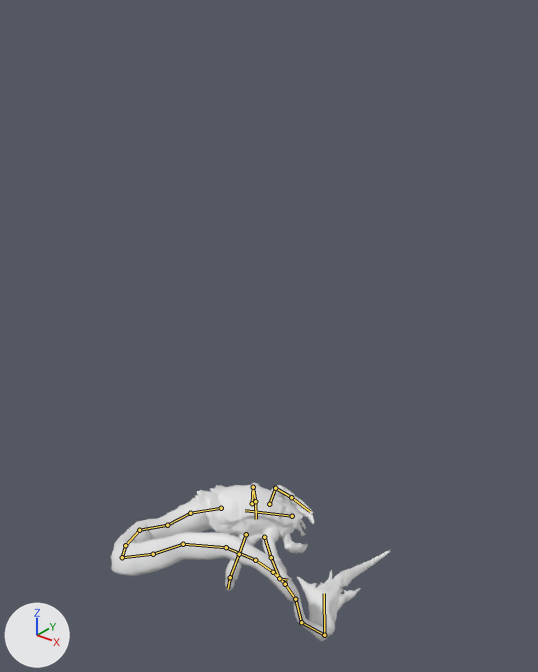
An edit to the FBX model Coupang/Assets/AnimationClip/Scorpion.fbx, drawn before and after from the same camera.
Rendered twice from a 50 mm camera at (3.4, -5.32, 5.16) aimed at (-0.45, -0.51, 2.18). Every picture has the same lights, and +X, +Y and +Z are marked at lower left. The first picture is the older version. Both versions are drawn at frame 18 of the action 'Rig|Animation'; the numbers are the values there. The bones that change, and the others that lie on the model, are drawn over the model as lines.

In view in the first picture: 'Meshy_Mesh1.0'.
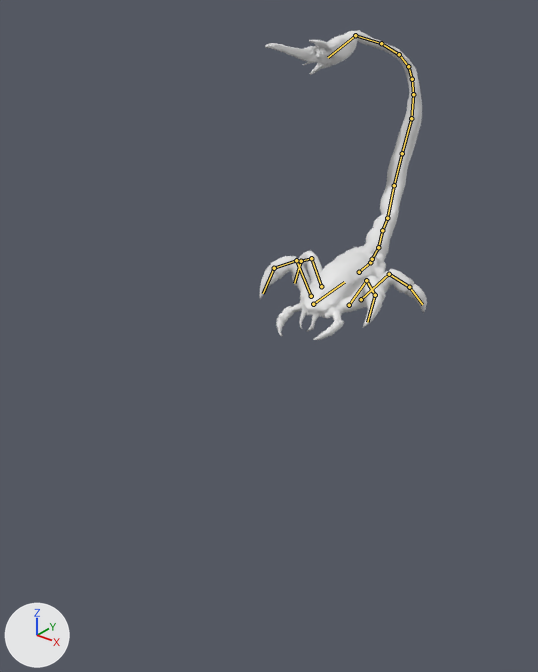
Where the change shows, as pixel boxes [x1, y1, x2, y2] in the pictures (538 x 672 px):
'Meshy_Mesh1.0', posed (40% narrower, 94% taller): before [111, 483, 391, 642]; after [259, 30, 427, 340]
bone 'DEF_body', root to tip: before (292, 516) to (245, 510); after (313, 304) to (344, 282)
bone 'DEF_Tail.001', root to tip: before (221, 508) to (190, 513); after (359, 272) to (370, 262)
bone 'DEF_tail.004', root to tip: before (139, 530) to (125, 545); after (378, 247) to (382, 230)
bone 'DEF_tail.005', root to tip: before (125, 545) to (122, 557); after (382, 230) to (387, 218)
bone 'DEF_tail.006', root to tip: before (122, 557) to (153, 554); after (387, 218) to (394, 185)
bone 'DEF_tail.007', root to tip: before (153, 554) to (183, 544); after (394, 185) to (402, 153)
bone 'DEF_tail.008', root to tip: before (183, 544) to (226, 547); after (402, 153) to (411, 118)
bone 'DEF_tail.009', root to tip: before (226, 547) to (255, 560); after (411, 118) to (413, 94)
bone 'DEF_tail.010', root to tip: before (255, 560) to (273, 572); after (413, 94) to (412, 79)
bone 'DEF_tail.011', root to tip: before (273, 572) to (285, 584); after (412, 79) to (408, 66)
bone 'DEF_tail.013', root to tip: before (295, 599) to (301, 622); after (399, 54) to (381, 43)
bone 'DEF_tail.014', root to tip: before (301, 622) to (324, 635); after (381, 43) to (355, 35)
bone 'DEF_tail.015', root to tip: before (324, 635) to (324, 593); after (355, 35) to (328, 57)
bone 'DEF_body.002', root to tip: before (246, 534) to (239, 554); after (321, 286) to (311, 258)
bone 'DEF_body.005', root to tip: before (252, 503) to (253, 487); after (361, 299) to (389, 274)
bone 'DEF_body.008', root to tip: before (269, 504) to (275, 488); after (349, 305) to (366, 280)
bone 'DEF_body.011', root to tip: before (264, 537) to (271, 557); after (311, 296) to (296, 260)

The change, as a diff of the scene's bpy script:
```diff
--- a/Coupang/Assets/AnimationClip/Scorpion.fbx.py
+++ b/Coupang/Assets/AnimationClip/Scorpion.fbx.py
@@ bone_def_body @@
 bone_def_body = bpy.data.objects['Rig'].pose.bones['DEF_body']
-bone_def_body.location = (-0.538, 0.317, 0.763)
-bone_def_body.rotation_quaternion = (0.467, -0.285, 0.147, 0.824)  # degrees (-2, 37, 120)
+bone_def_body.location = (-1.155, 0.99, 2.803)
+bone_def_body.rotation_quaternion = (0.998, -0.037, -0.025, -0.047)  # degrees (-4, -3, -5)
@@ bone_def_tail_001 @@
 bone_def_tail_001 = bpy.data.objects['Rig'].pose.bones['DEF_Tail.001']  # child of 'DEF_body'
-bone_def_tail_001.rotation_quaternion = (0.987, 0.144, 0.0, 0.067)  # degrees (17, -1, 8)
+bone_def_tail_001.rotation_quaternion = (0.986, 0.08, 0.122, -0.083)  # degrees (8, 15, -9)
@@ bone_def_tail_004 @@
 bone_def_tail_004 = bpy.data.objects['Rig'].pose.bones['DEF_tail.004']  # child of 'DEF_tail.003'
-bone_def_tail_004.rotation_quaternion = (0.772, -0.563, 0.008, 0.296)  # degrees (-67, 20, 29)
+bone_def_tail_004.rotation_quaternion = (0.911, -0.314, -0.125, 0.237)  # degrees (-39, -4, 31)
@@ bone_def_tail_005 @@
 bone_def_tail_005 = bpy.data.objects['Rig'].pose.bones['DEF_tail.005']  # child of 'DEF_tail.004'
-bone_def_tail_005.rotation_quaternion = (0.833, -0.499, 0.051, 0.235)  # degrees (-58, 19, 21)
+bone_def_tail_005.rotation_quaternion = (0.911, -0.4, 0.054, 0.088)  # degrees (-47, 10, 7)
@@ bone_def_tail_006 @@
 bone_def_tail_006 = bpy.data.objects['Rig'].pose.bones['DEF_tail.006']  # child of 'DEF_tail.005'
-bone_def_tail_006.rotation_quaternion = (0.611, -0.73, 0.16, 0.26)  # degrees (-98, 35, 6)
+bone_def_tail_006.rotation_quaternion = (0.738, -0.537, 0.394, 0.11)  # degrees (-81, 44, -21)
@@ bone_def_tail_007 @@
 bone_def_tail_007 = bpy.data.objects['Rig'].pose.bones['DEF_tail.007']  # child of 'DEF_tail.006'
-bone_def_tail_007.rotation_quaternion = (0.967, -0.22, 0.129, 0.024)  # degrees (-26, 15, -1)
+bone_def_tail_007.rotation_quaternion = (0.918, -0.286, 0.246, 0.122)  # degrees (-33, 31, 6)
@@ bone_def_tail_008 @@
 bone_def_tail_008 = bpy.data.objects['Rig'].pose.bones['DEF_tail.008']  # child of 'DEF_tail.007'
-bone_def_tail_008.rotation_quaternion = (0.962, -0.231, -0.074, -0.123)  # degrees (-26, -12, -12)
+bone_def_tail_008.rotation_quaternion = (0.993, -0.113, 0.012, 0.04)  # degrees (-13, 2, 4)
@@ bone_def_tail_009 @@
 bone_def_tail_009 = bpy.data.objects['Rig'].pose.bones['DEF_tail.009']  # child of 'DEF_tail.008'
-bone_def_tail_009.rotation_quaternion = (0.973, -0.05, -0.063, -0.217)  # degrees (-4, -8, -25)
+bone_def_tail_009.rotation_quaternion = (0.992, -0.003, -0.064, -0.113)  # degrees (1, -7, -13)
@@ bone_def_tail_010 @@
 bone_def_tail_010 = bpy.data.objects['Rig'].pose.bones['DEF_tail.010']  # child of 'DEF_tail.009'
-bone_def_tail_010.rotation_quaternion = (0.962, -0.072, -0.26, -0.049)  # degrees (-7, -31, -4)
+bone_def_tail_010.rotation_quaternion = (0.963, 0.063, -0.215, -0.15)  # degrees (12, -23, -20)
@@ bone_def_tail_011 @@
 bone_def_tail_011 = bpy.data.objects['Rig'].pose.bones['DEF_tail.011']  # child of 'DEF_tail.010'
-bone_def_tail_011.rotation_quaternion = (0.956, 0.254, 0.099, -0.11)  # degrees (29, 14, -9)
+bone_def_tail_011.rotation_quaternion = (0.969, 0.243, 0.011, -0.049)  # degrees (28, 3, -5)
@@ bone_def_tail_013 @@
 bone_def_tail_013 = bpy.data.objects['Rig'].pose.bones['DEF_tail.013']  # child of 'DEF_tail..012'
-bone_def_tail_013.rotation_quaternion = (0.569, 0.242, 0.786, -0.029)  # degrees (-33, 115, -56)
+bone_def_tail_013.rotation_quaternion = (0.912, 0.107, 0.393, -0.048)  # degrees (13, 47, 0)
@@ bone_def_tail_014 @@
 bone_def_tail_014 = bpy.data.objects['Rig'].pose.bones['DEF_tail.014']  # child of 'DEF_tail.013'
-bone_def_tail_014.rotation_quaternion = (0.984, -0.173, 0.028, 0.033)  # degrees (-20, 4, 3)
+bone_def_tail_014.rotation_quaternion = (0.983, 0.051, 0.132, -0.117)  # degrees (4, 16, -13)
@@ bone_def_tail_015 @@
 bone_def_tail_015 = bpy.data.objects['Rig'].pose.bones['DEF_tail.015']  # child of 'DEF_tail.014'
-bone_def_tail_015.rotation_quaternion = (0.435, -0.12, 0.566, -0.69)  # degrees (-70, 19, -129)
+bone_def_tail_015.rotation_quaternion = (0.717, -0.056, 0.487, -0.495)  # degrees (-47, 40, -87)
@@ bone_def_body_002 @@
 bone_def_body_002 = bpy.data.objects['Rig'].pose.bones['DEF_body.002']  # child of 'DEF_body'
-bone_def_body_002.rotation_quaternion = (0.969, -0.157, -0.175, -0.073)  # degrees (-17, -21, -5)
+bone_def_body_002.rotation_quaternion = (0.985, 0.142, -0.057, 0.081)  # degrees (16, -8, 8)
@@ bone_def_body_005 @@
 bone_def_body_005 = bpy.data.objects['Rig'].pose.bones['DEF_body.005']  # child of 'DEF_body'
-bone_def_body_005.rotation_quaternion = (0.94, -0.094, 0.066, -0.322)  # degrees (-13, 4, -38)
+bone_def_body_005.rotation_quaternion = (0.97, 0.089, 0.139, 0.177)  # degrees (13, 14, 22)
@@ bone_def_body_008 @@
 bone_def_body_008 = bpy.data.objects['Rig'].pose.bones['DEF_body.008']  # child of 'DEF_body'
-bone_def_body_008.rotation_quaternion = (0.949, -0.003, -0.212, 0.232)  # degrees (-7, -24, 29)
+bone_def_body_008.rotation_quaternion = (0.941, 0.155, 0.012, -0.301)  # degrees (17, 7, -35)
@@ bone_def_body_011 @@
 bone_def_body_011 = bpy.data.objects['Rig'].pose.bones['DEF_body.011']  # child of 'DEF_body'
-bone_def_body_011.rotation_quaternion = (0.983, -0.086, -0.104, -0.123)  # degrees (-9, -13, -13)
+bone_def_body_011.rotation_quaternion = (0.945, -0.025, -0.097, 0.31)  # degrees (-6, -10, 37)
```
